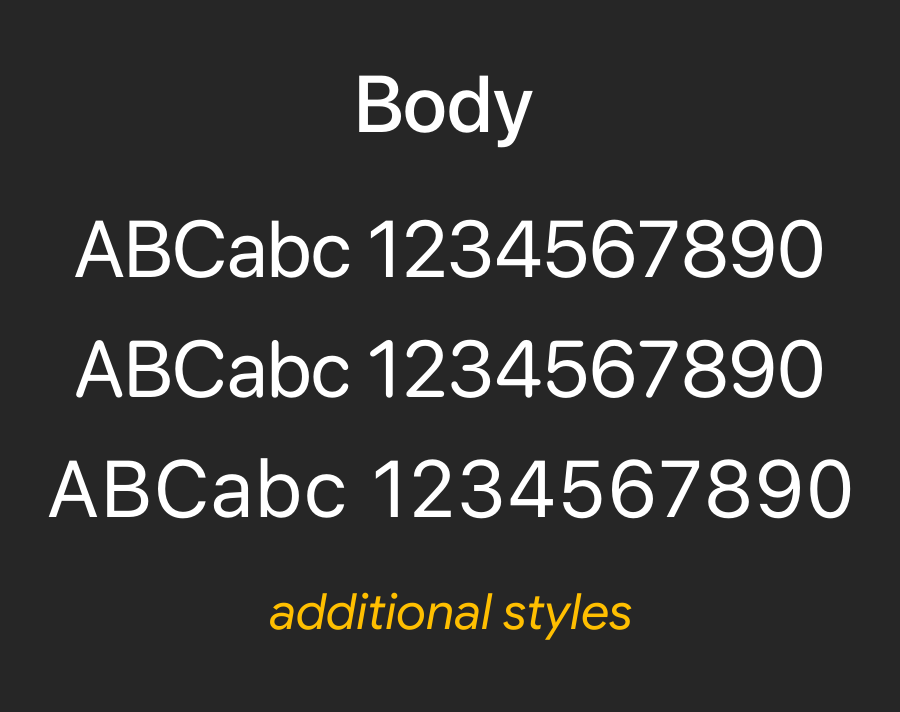
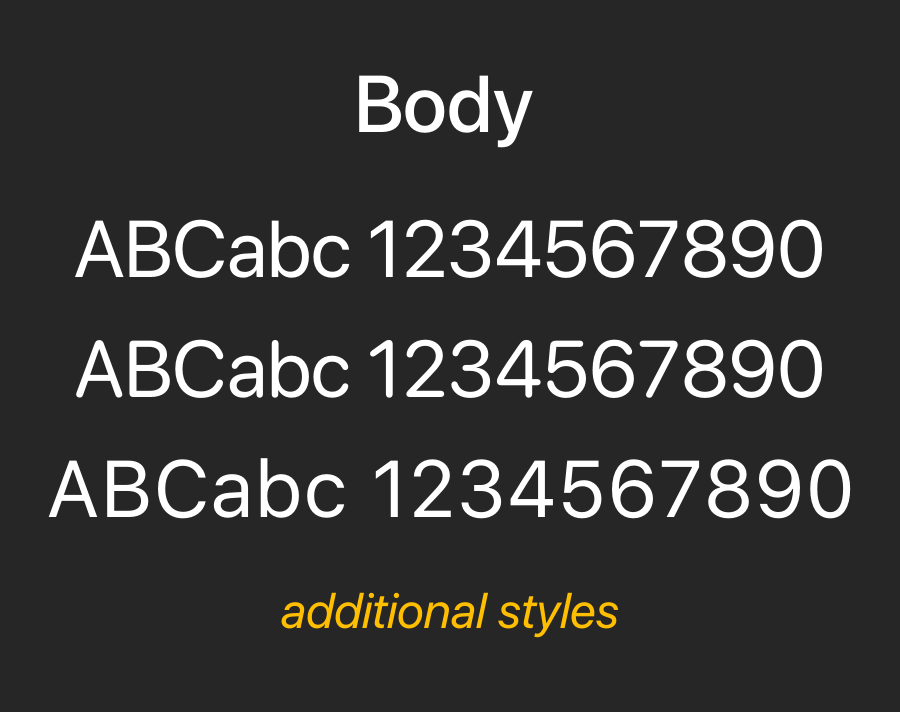
Layers edited between the first and the second 900 x 712 image:
painted on "additional styles" over [270, 592, 632, 640]
